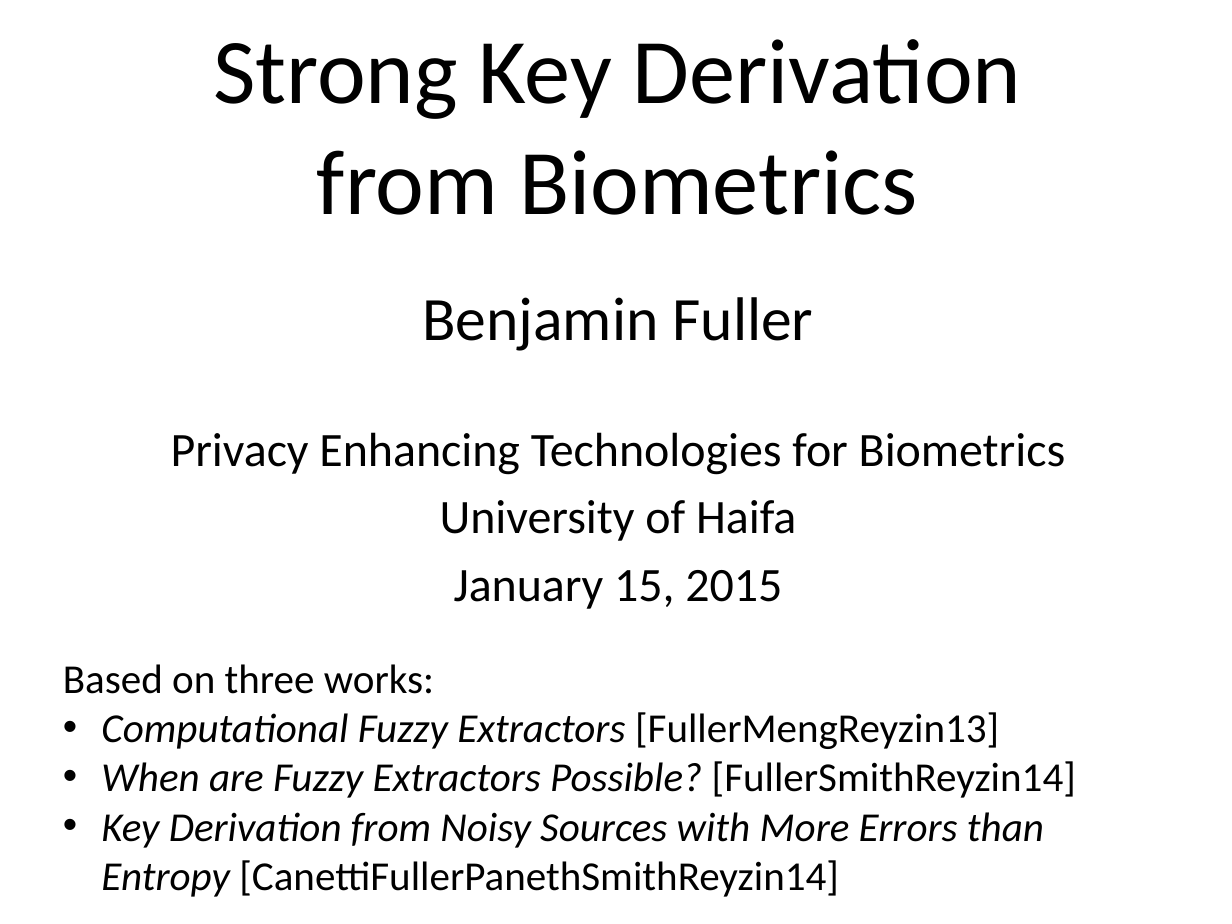
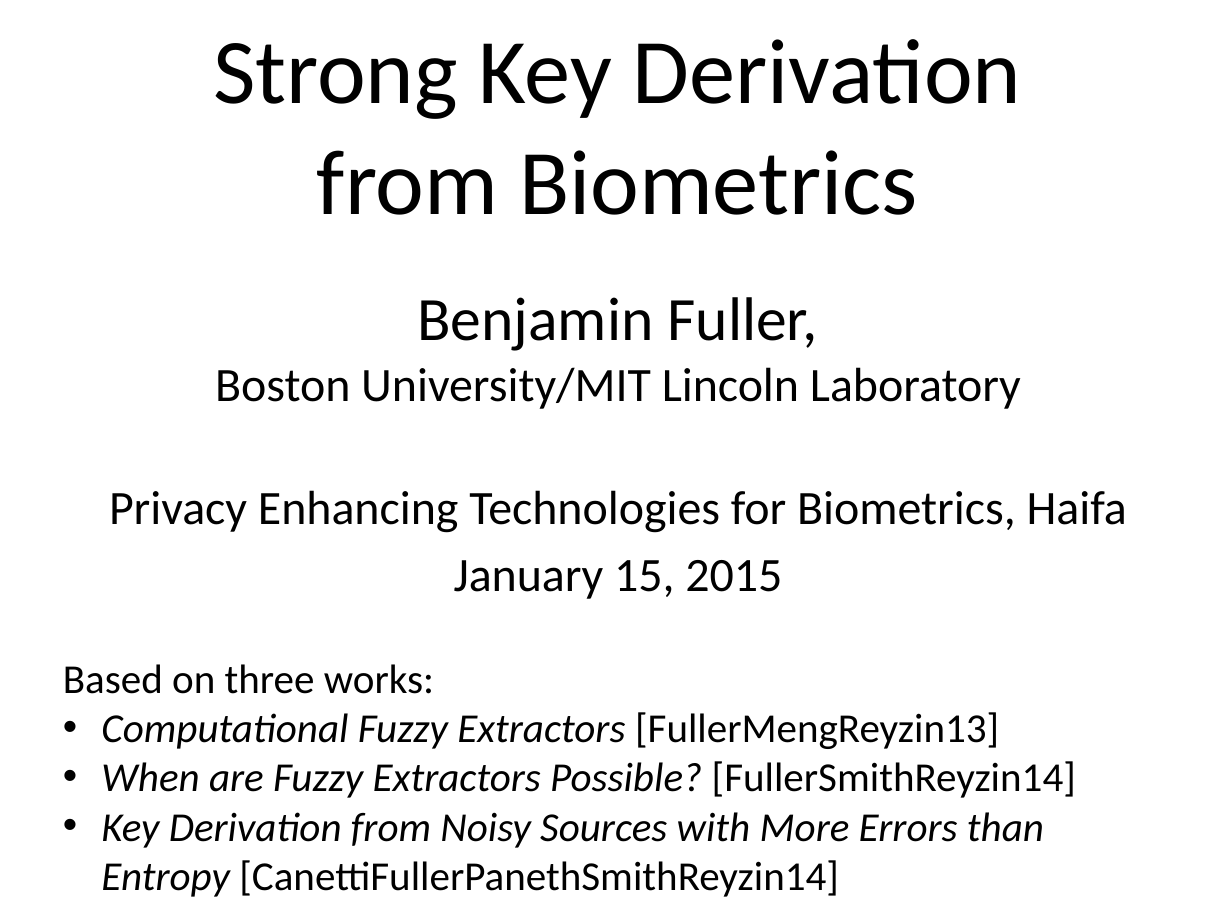
Before and after one commit to xianruimeng/comp-fuzzy-ext, a slide deck: slide 1 of Haifa-KeyDerivation.pptx. Drawn at 1232x924 pixels with LibreOffice and Linux fonts; fonts in the diff are those of the drawing. Boxes give left, top, right and bottom in pixels: in the first picture for what was removed or moved away, otherwise in the second. Text is boxed around its words. In the diff, an @@ line names an element or a change of style, - is before the commit and + after.

```diff
--- a/Haifa-KeyDerivation.pptx
+++ b/Haifa-KeyDerivation.pptx
@@ subtitle at (109, 297, 1127, 533): text changed @@
-Benjamin Fuller
-Privacy Enhancing Technologies for Biometrics
-University of Haifa
+Benjamin Fuller,
+Boston University/MIT Lincoln Laboratory
+Privacy Enhancing Technologies for Biometrics, Haifa
```
Also in this commit, not shown: 1 other slide changed, 7 slides removed, 1 other file.
